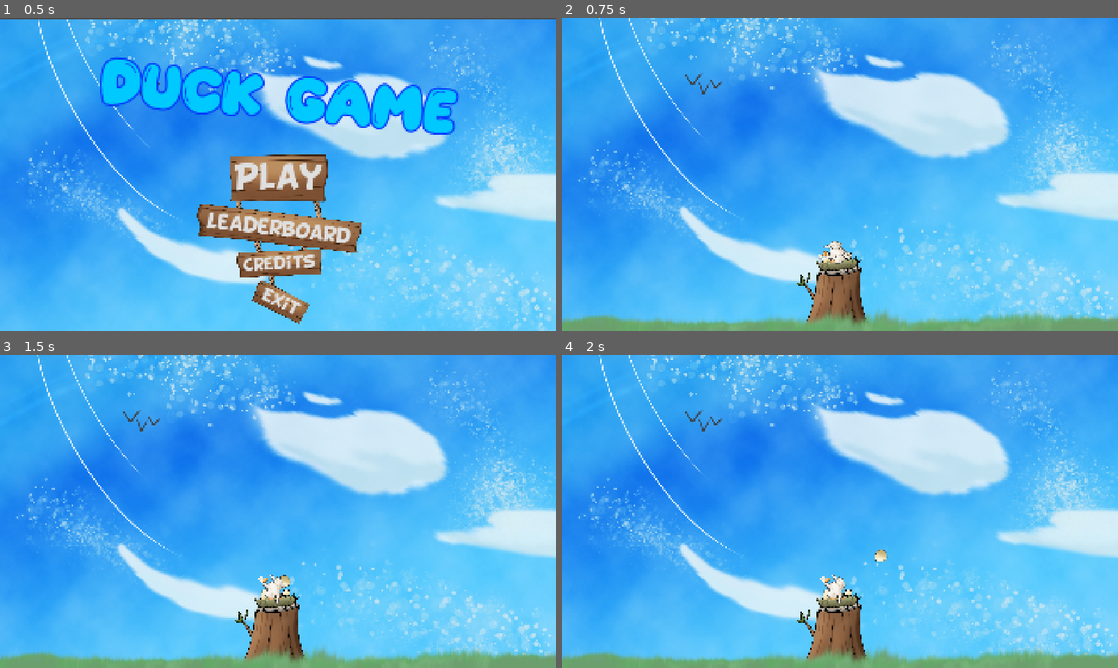
Above: before the commit, frames 1-4 (two rows, left to right).
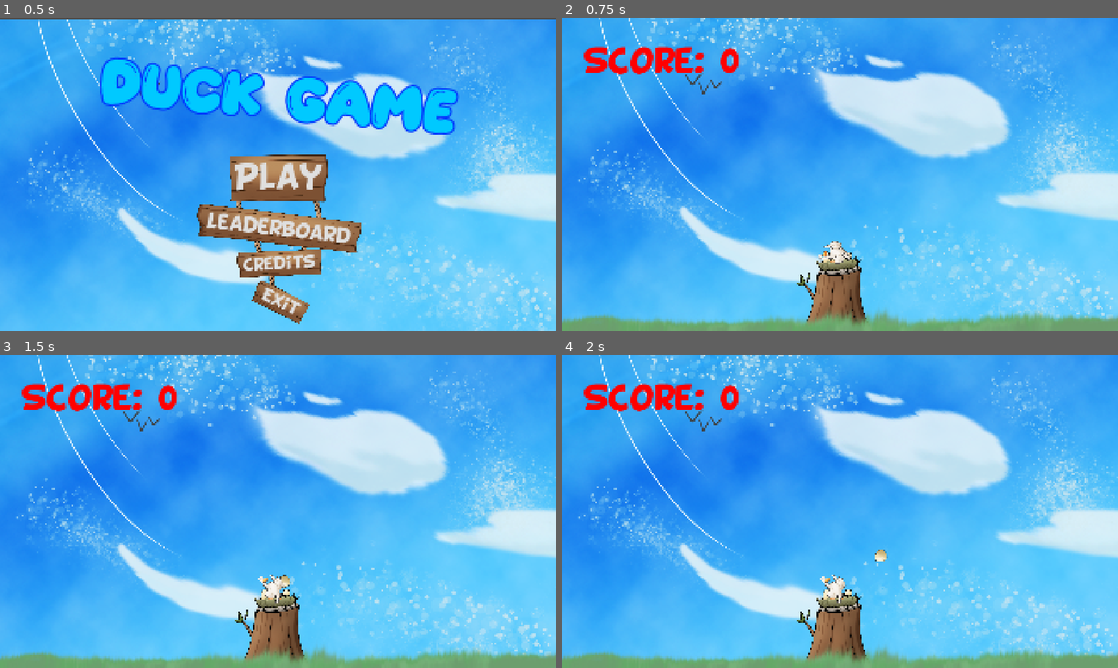
Above: after the commit, the same moments.

Repository: ms5051-hash/HacksComs26
Game: Godot game, scene res://Scenes/mainScene.tscn
Same seed, same stepped clock (60 frames per second), same inputs: the game is played once before the commit and once after it. The engine's default icon, where the game draws it, is replaced by a stand-in: a white triangle on a blue panel in a dark square.
Inputs (mouse positions are in pixels of both pictures, inside the frame that each line leads up to):
- Up to frame 1 (0.5 s): no input
- Up to frame 2 (0.75 s): click "Play" at 0.5 s
- Up to frame 3 (1.5 s): tap Enter at 1.25 s; move the mouse to (400, 495) at 1.27 s; click (400, 495) at 1.35 s
- Up to frame 4 (2 s): no input

Frame 1 is identical in both runs. In frame 2, 1.4% of the frame differs, in the area x 3-32%, y 9-18%; in frame 3, 1.4%; in frame 4, 1.4%.

Commit message:
fixed ui scoreboard

Diff:
--- a/duck-game-2026/Scenes/game.tscn
+++ b/duck-game-2026/Scenes/game.tscn
@@ -9,6 +9,8 @@
 [ext_resource type="PackedScene" uid="uid://dj467x4eo72on" path="res://Scenes/enemy.tscn" id="6_i6g32"]
 [ext_resource type="Texture2D" uid="uid://d1lt7s0rsxdj3" path="res://Assets/Grass.png" id="7_v158k"]
 [ext_resource type="Texture2D" uid="uid://xq0ia4bw4q7f" path="res://Assets/Sky.png" id="8_h4fw4"]
+[ext_resource type="Script" uid="uid://b1vokjcvwfc45" path="res://Scripts/ScoreBoard.gd" id="10_ldgsr"]
+[ext_resource type="FontFile" uid="uid://dcqadqtoqq4qe" path="res://Fonts/BD_Cartoon_Shout.ttf" id="10_o5yvi"]
 
 [sub_resource type="RectangleShape2D" id="RectangleShape2D_wrm1d"]
 
@@ -73,4 +75,25 @@
 z_index = -1
 texture = ExtResource("8_h4fw4")
 
+[node name="UI" type="Control" parent="." unique_id=567824755]
+layout_mode = 3
+anchors_preset = 0
+offset_left = 2.0
+offset_top = 3.0
+offset_right = 1922.0
+offset_bottom = 1080.0
+
+[node name="scoreboard" type="Label" parent="UI" unique_id=1988153872 node_paths=PackedStringArray("score_label")]
+modulate = Color(1, 0, 0, 1)
+layout_mode = 0
+offset_left = 73.0
+offset_top = 97.0
+offset_right = 893.0
+offset_bottom = 210.0
+theme_override_fonts/font = ExtResource("10_o5yvi")
+theme_override_font_sizes/font_size = 100
+text = "Score: 0"
+script = ExtResource("10_ldgsr")
+score_label = NodePath(".")
+
 [connection signal="area_entered" from="Enemy" to="BulletArea2D" method="_on_enemy_area_entered"]
--- a/duck-game-2026/Scripts/Global.gd
+++ b/duck-game-2026/Scripts/Global.gd
@@ -4,6 +4,7 @@
 signal nest_hp_changed(current: float,maximum: float)
 signal wave_changed(wave: int)
 signal nest_destroyed
+signal score_changed(new_score: int)
 
 #Enum
 enum GameState {MENU, PLAYING, PAUSED, SHOP, GAME_OVER, VICTORY}
@@ -82,7 +83,10 @@
 		current_wave = value
 		wave_changed.emit(current_wave)
 
-var score: int = 0
+var score: int = 0:
+	set(value):
+		score = value
+		score_changed.emit(score)
 
 # Egg Damage
 var egg_damage: float = 10.0
@@ -109,8 +113,6 @@
 	nest_hp -= amount
 
 
-
-
 # Function that when you lose brings you to the GameOver Scene
 # Func _ready() -> void
 #     Globals.nest_destoryed.connect(on_nest_destroyed)
--- /dev/null
+++ b/duck-game-2026/Scripts/ScoreBoard.gd
@@ -0,0 +1,30 @@
+extends Label
+
+@export var score_label: Label
+
+var displayed_score: int = 0
+
+func _ready() -> void:
+	Global.score_changed.connect(_on_score_changed)
+
+	_update_label()
+
+func _on_score_changed(new_score: int) -> void:
+	# count up to the new score
+	var tween := create_tween()
+	tween.tween_property(self, "displayed_score", int(new_score), 0.3)
+	tween.parallel().tween_callback(_pop)
+
+func _process(_delta: float) -> void:
+	displayed_score = Global.score
+	_update_label()
+
+func _update_label() -> void:
+	score_label.text = "Score: " + str(displayed_score)
+
+# small bounce each time you score
+func _pop() -> void:
+	score_label.pivot_offset = score_label.size / 2.0
+	var t := create_tween()
+	t.tween_property(score_label, "scale", Vector2(1.3, 1.3), 0.08)
+	t.tween_property(score_label, "scale", Vector2.ONE, 0.12)
--- a/duck-game-2026/Scripts/Shooting.gd
+++ b/duck-game-2026/Scripts/Shooting.gd
@@ -3,6 +3,7 @@
 
 var speed = 3000
 var direction = 1
+@export var scoreboard: Label
 @export var player: Sprite2D
 func _ready() -> void:
 	area_entered.connect(_on_area_entered)
@@ -20,3 +21,4 @@
 	if(area.is_in_group("enemies")):
 		area.queue_free()
 		queue_free()
+		Global.score += 1
Not shown, added: duck-game-2026/Scripts/ScoreBoard.gd.uid
